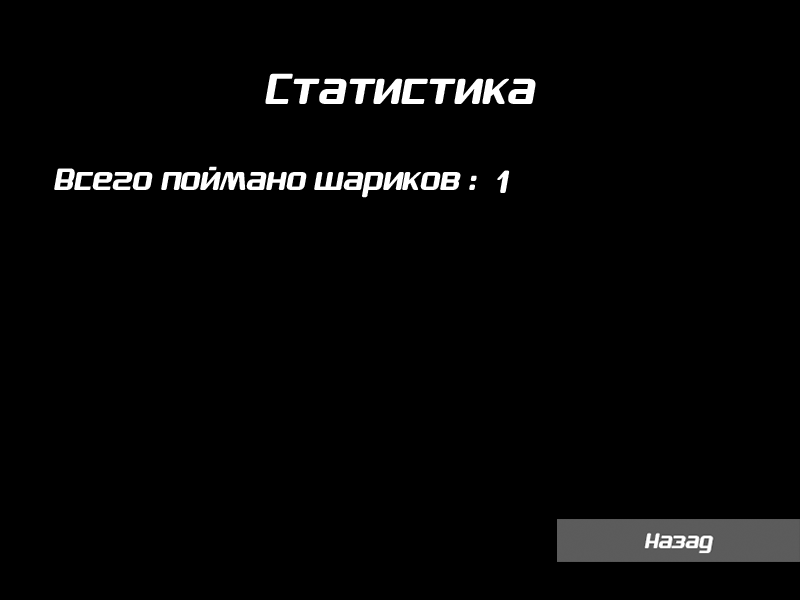
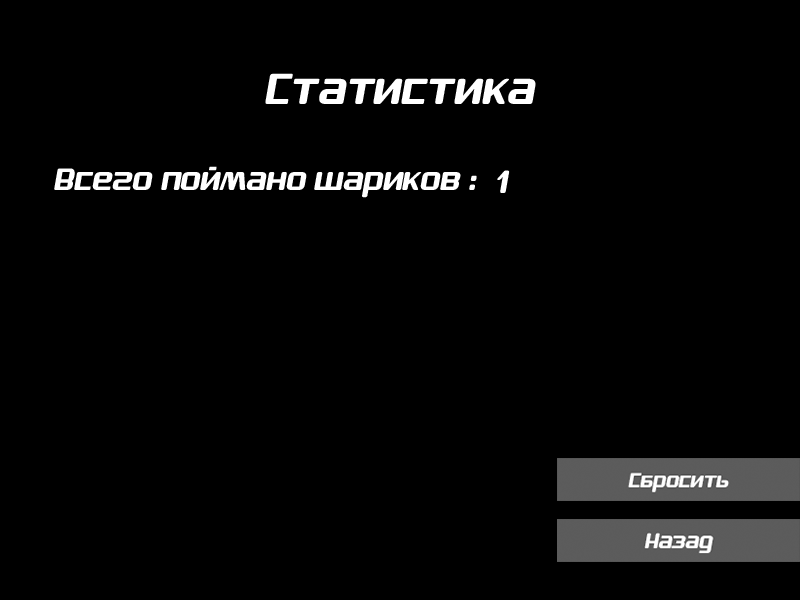
Before/after of a w=800, h=600 layered artwork. What changed in the layer stack:
added layer "reset" above "back" over [557, 458, 800, 501]
